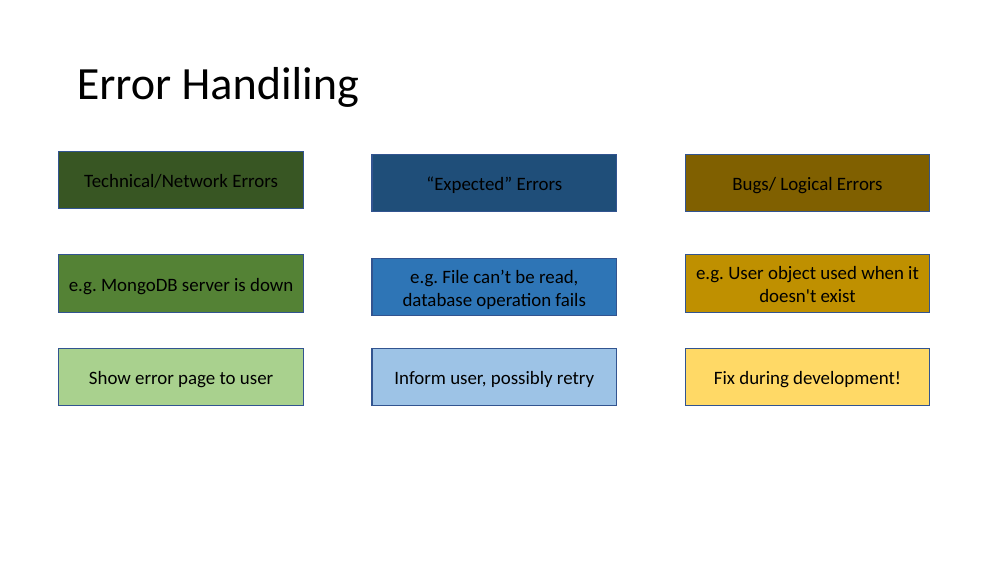
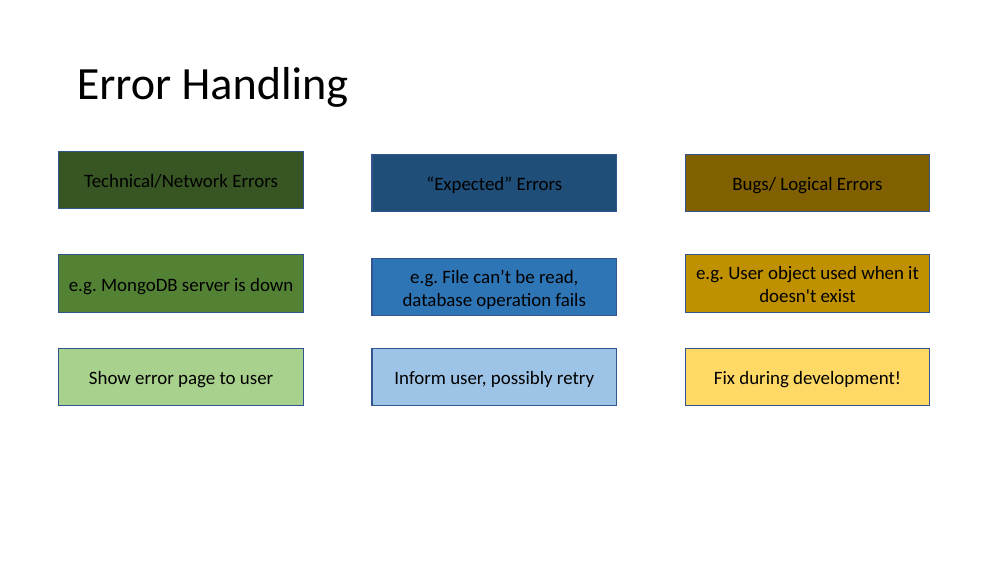
Before and after one commit to PiyushChaturvedii/batch03, a slide deck: slide 18 of Sessions & Cookies.pptx. Drawn at 1008x567 pixels with LibreOffice and Linux fonts; fonts in the diff are those of the drawing. Boxes give left, top, right and bottom in pixels: in the first picture for what was removed or moved away, otherwise in the second. Text is boxed around its words. In the diff, an @@ line names an element or a change of style, - is before the commit and + after.

Commit message:
Error-Handling

```diff
--- a/Sessions & Cookies.pptx
+++ b/Sessions & Cookies.pptx
@@ title at bbox=[77, 67, 349, 107]: text changed @@
-Error Handiling
+Error Handling
```
Also in this commit, not shown: 2 slides added, 45 other files.
